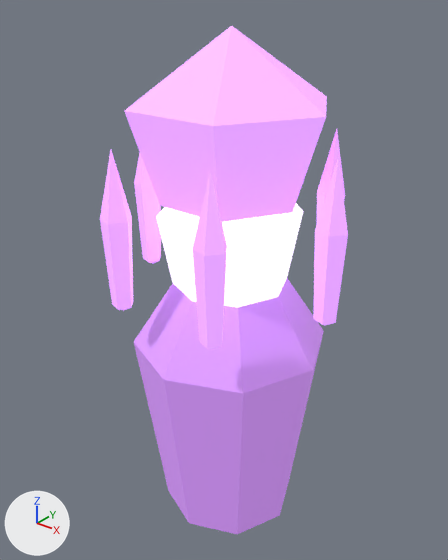
Renders of the Blender file assets/models/source/deep-fracture-creature-FacetSentry-seidr.blend from each side of a commit.
The view is the same before and after, from a 50 mm lens placed at (1.51, -1.94, 2.66), pointed at (-0.05, 0.02, 1.45). The axes (+X, +Y, +Z) are drawn at lower left. The lights are the same throughout. The picture after the commit comes second.

Script lines for the objects in view, before the commit:
```python
ob_control_core = bpy.data.objects.new('control-core', me_control_core)
ob_control_core.location = (0.0, 0.0, 1.695)
ob_pedestal = bpy.data.objects.new('pedestal', me_pedestal)
ob_pedestal.location = (0.0, 0.0, 1.026)
ob_prong0 = bpy.data.objects.new('prong0', me_prong0)
ob_prong0.location = (0.486, 0.0, 1.752)
ob_prong1 = bpy.data.objects.new('prong1', me_prong1)
ob_prong1.location = (0.246, -0.416, 1.752)
ob_prong2 = bpy.data.objects.new('prong2', me_prong2)
ob_prong2.location = (-0.234, -0.416, 1.752)
ob_prong3 = bpy.data.objects.new('prong3', me_prong3)
ob_prong3.location = (-0.474, 0.0, 1.752)
ob_prong5 = bpy.data.objects.new('prong5', me_prong5)
ob_prong5.location = (0.246, 0.416, 1.752)
ob_sensor = bpy.data.objects.new('sensor', me_sensor)
ob_sensor.location = (0.0, 0.0, 2.162)
```
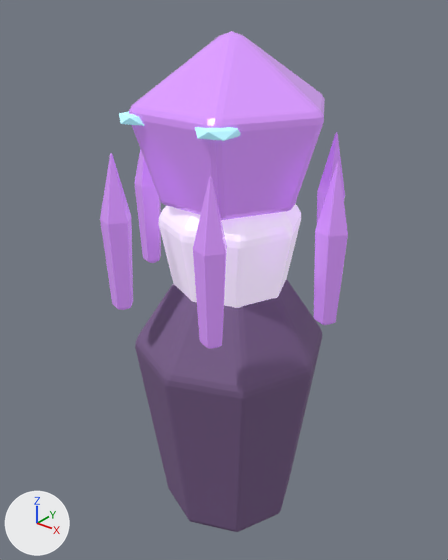
Diff of the bpy script that builds the scene:
```diff
--- a/assets/models/source/deep-fracture-creature-FacetSentry-seidr.blend.py
+++ b/assets/models/source/deep-fracture-creature-FacetSentry-seidr.blend.py
@@ mat_export_source @@
 mat_export_source.emission_color = (1.257, 1.106, 1.383)  # white #ffffff
-mat_export_source.emission_strength = 1.0
+mat_export_source.emission_strength = 0.28
@@ mat_export_source_001 @@
 mat_export_source_001 = principled_material('export-source.001')
-mat_export_source_001.base_color = (0.66, 0.3, 0.96)  # purple #d495fa
+mat_export_source_001.base_color = (0.207, 0.124, 0.276)  # purple #7e638f
 mat_export_source_001.roughness = 0.7
-mat_export_source_001.emission_color = (0.165, 0.075, 0.24)  # purple #714d86
-mat_export_source_001.emission_strength = 1.0
@@ mat_export_source_002 @@
 mat_export_source_002.emission_color = (0.528, 0.24, 0.768)  # purple #c086e3
-mat_export_source_002.emission_strength = 1.0
+mat_export_source_002.emission_strength = 0.28
@@ mat_inset_elemental_eyes @@
+mat_inset_elemental_eyes = principled_material('inset-elemental-eyes')
+mat_inset_elemental_eyes.base_color = (0.5, 0.85, 0.9)  # cyan #bcedf3
+mat_inset_elemental_eyes.emission_color = (0.25, 0.65, 0.8)  # cyan #89d3e7
+mat_inset_elemental_eyes.emission_strength = 0.45
@@ me_icosphere_001 @@
+me_icosphere_001.from_pydata(...)  # an icosphere of 20 faces spanning x -0.079..0.079, y -0.08..0.08, z -0.031..0.031
+me_icosphere_001.materials.append(mat_inset_elemental_eyes)  # cyan #bcedf3, glowing cyan #89d3e7
@@ ob_sensor @@
 ob_sensor.location = (0.0, 0.0, 2.162)
+_m = ob_sensor.modifiers.new('Crafted edge chamfer', 'BEVEL')
+_m.width = 0.025
+_m.width_pct = 0.025
+_m.segments = 2
+_m.angle_limit = 0.454
@@ ob_inset_eye_1 @@
+ob_inset_eye_1 = bpy.data.objects.new('inset-eye-1', me_icosphere_001)
+ob_inset_eye_1.location = (0.185, -0.306, 2.196)
@@ ob_inset_eye__1 @@
+ob_inset_eye__1 = bpy.data.objects.new('inset-eye--1', me_icosphere_001.copy())
+ob_inset_eye__1.location = (-0.185, -0.306, 2.196)
```

Where the change shows, as pixel boxes [x1, y1, x2, y2] in the pictures (448 x 560 px):
'pedestal', recoloured, surface changed (darker): [135, 279, 322, 532] in both
'sensor', surface changed, modifiers changed (darker): before [124, 26, 327, 222]; after [129, 31, 325, 220]
'control-core', surface changed: [159, 204, 301, 308] in both
'prong1', surface changed (darker): [193, 176, 227, 349] in both
'prong0', surface changed (darker): [314, 162, 348, 325] in both
'prong2', surface changed (darker): [100, 153, 133, 310] in both
'prong3', surface changed (darker): [134, 154, 161, 263] in both
'prong5', surface changed (darker): [317, 132, 345, 222] in both
'inset-eye-1', added (cyan): after [195, 127, 241, 141]
'inset-eye--1', added: after [119, 111, 144, 126]
